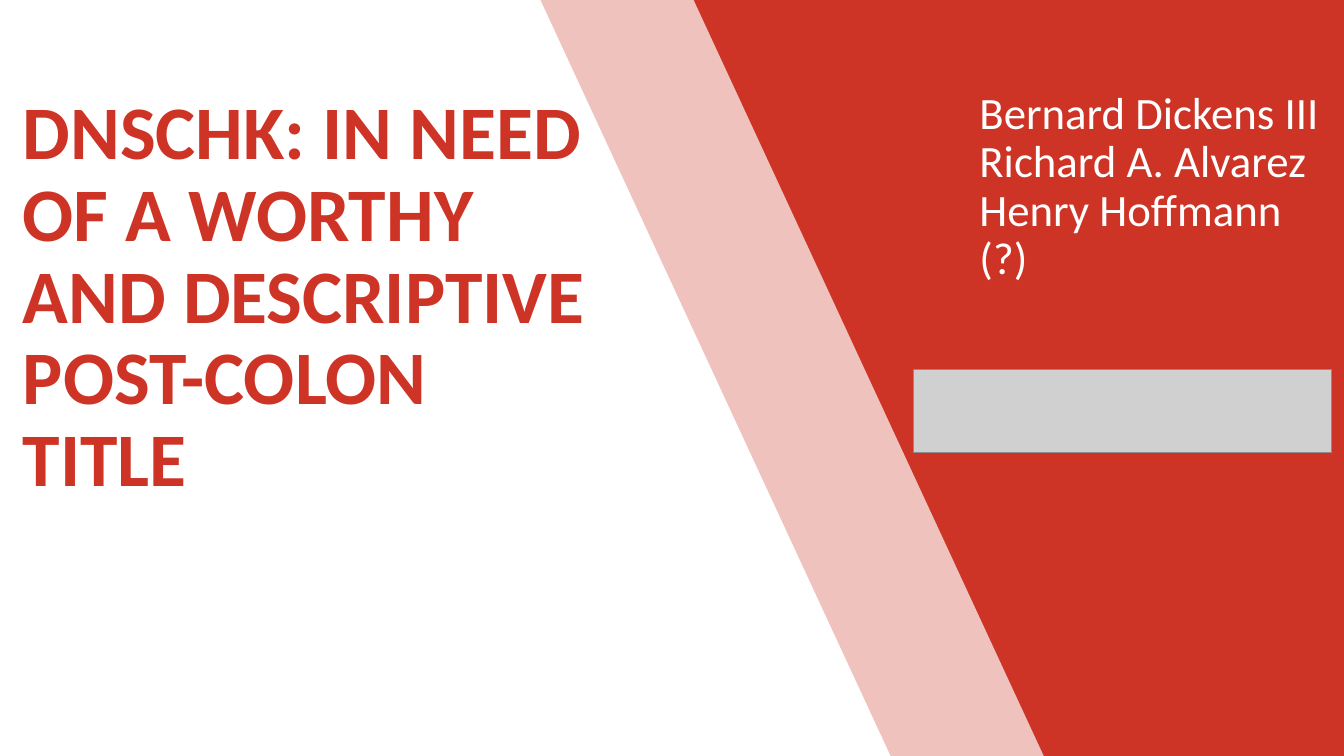
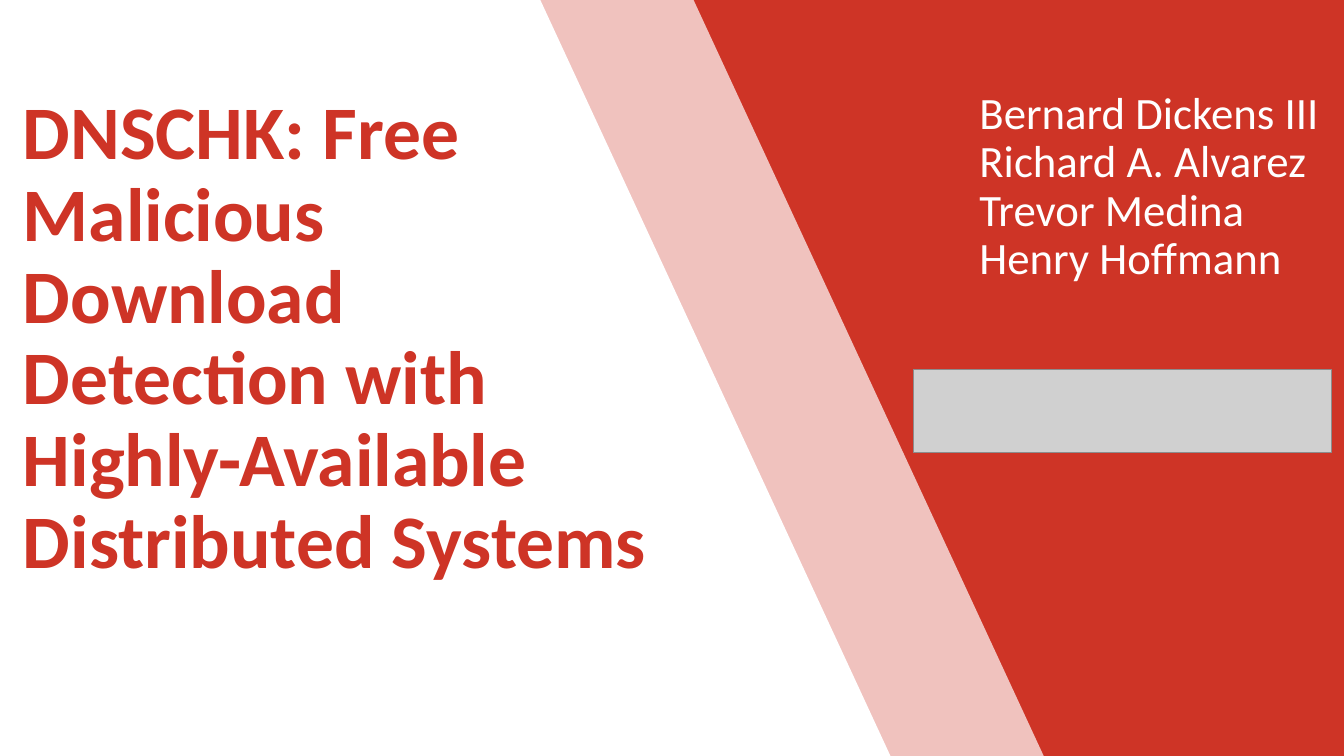
Before and after one commit to Xunnamius/haschk, a slide deck: slide 1 of docs/dnschk-initial.pptx. Drawn at 1344x756 pixels with LibreOffice and Linux fonts; fonts in the diff are those of the drawing; grey boxes stand for pictures. Boxes give left, top, right and bottom in pixels: in the first picture for what was removed or moved away, otherwise in the second. Text is boxed around its words. In the diff, an @@ line names an element or a change of style, - is before the commit and + after.

```diff
--- a/docs/dnschk-initial.pptx
+++ b/docs/dnschk-initial.pptx
@@ title at (x1=23, y1=109, x2=646, y2=580): text changed @@
-DNSCHK: IN NEED OF A WORTHY AND DESCRIPTIVE POST-COLON TITLE
+DNSCHK: Free Malicious Download Detection with Highly-Available Distributed Systems
@@ subtitle at (x1=979, y1=98, x2=1319, y2=282): text changed @@
-Bernard Dickens III
-Richard A. Alvarez
-Henry Hoffmann
-(?)
+Bernard Dickens III
+Richard A. Alvarez
+Trevor Medina
+Henry Hoffmann
```
Also in this commit, not shown: 7 other files.
